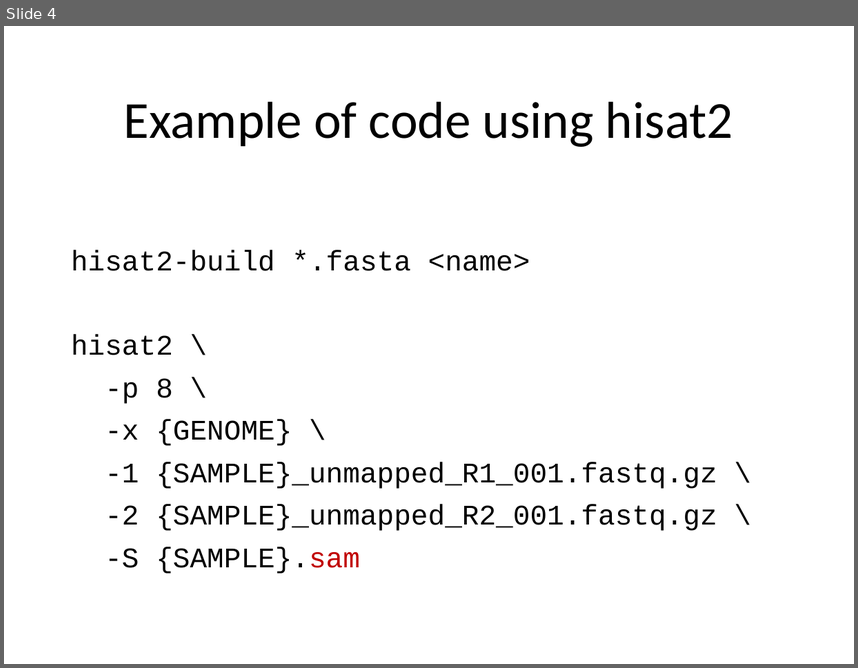
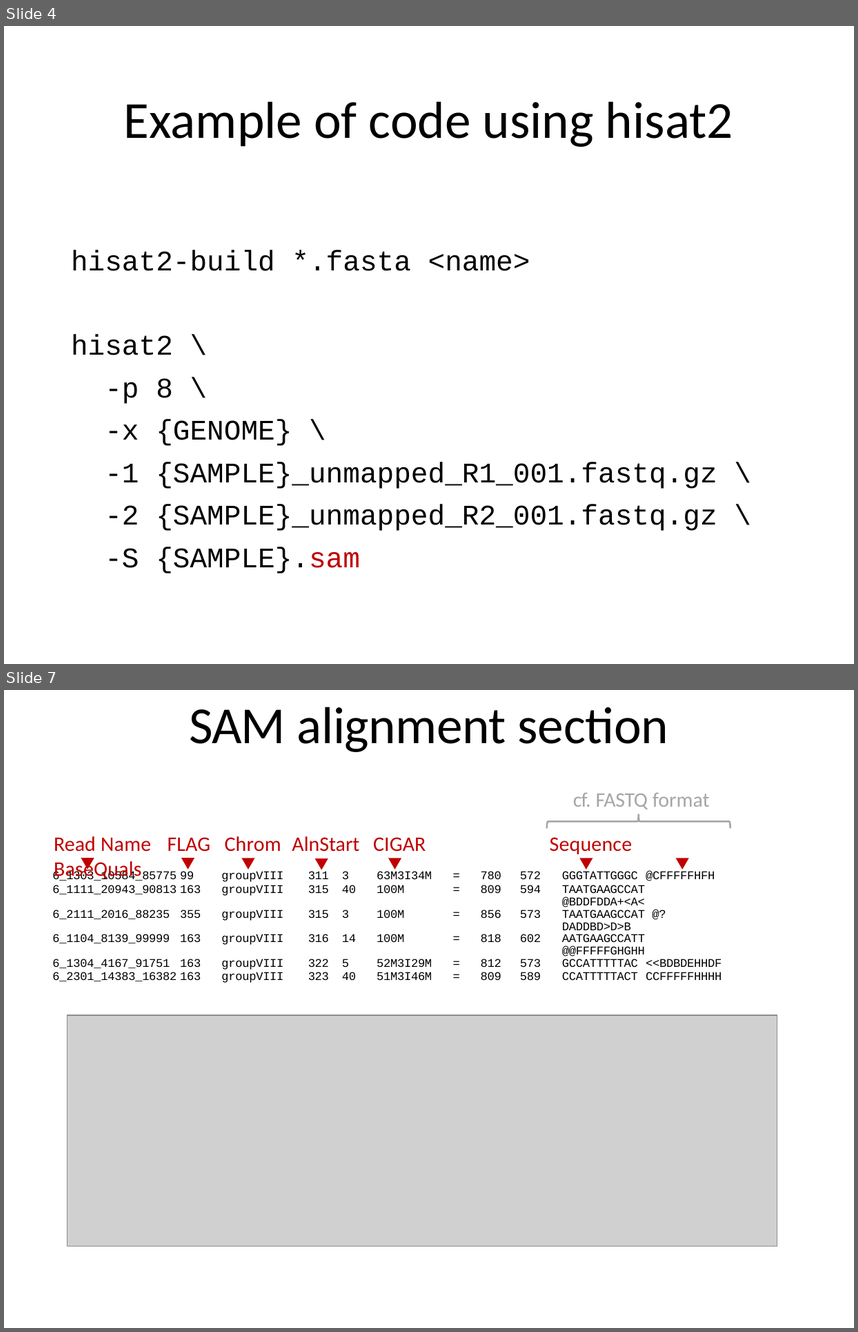
Before and after one commit to PRodriguez19/Intro-to-rnaseq, a slide deck: lectures/Lecture9-MMG232.pptx. Shown one above the other, each under a label of ours: slide 4 before the commit, slides 4 and 7 after it; the slides between them are not shown. The pictures are 858x668 and 858x1332 pixels, drawn with LibreOffice and Linux fonts; fonts in the diff are those of the drawing; grey boxes stand for pictures. Boxes give left, top, right and bottom in pixels: in the first picture for what was removed or moved away, otherwise in the second. Text is boxed around its words. In the diff, an @@ line names an element or a change of style, - is before the commit and + after.

```diff
--- a/lectures/Lecture9-MMG232.pptx
+++ b/lectures/Lecture9-MMG232.pptx
@@ slide 7 added at [4,690,854,1328], background #FFFFFF @@
@@ title added at [189,707,669,752], 44 pt, text #000000 @@
+SAM alignment section
@@ text added at [54,792,710,854], 17.5 pt, text #C00000 @@
+cf. FASTQ format
+Read Name FLAG Chrom AlnStart CIGAR Sequence BaseQuals
@@ freeform shape added at [547,814,731,828], outline #A6A6A6 1.5 pt @@
@@ table added at [50,872,733,985], 6 rows, 10 columns @@
+6_1303_10584_85775 | 99 | groupVIII | 311 | 3 | 63M3I34M | = | 780 | 572 | GGGTATTGGGC @CFFFFFHFH
+6_1111_20943_90813 | 163 | groupVIII | 315 | 40 | 100M | = | 809 | 594 | TAATGAAGCCAT @BDDFDDA+<A<
+6_2111_2016_88235 | 355 | groupVIII | 315 | 3 | 100M | = | 856 | 573 | TAATGAAGCCAT @?DADDBD>D>B
+6_1104_8139_99999 | 163 | groupVIII | 316 | 14 | 100M | = | 818 | 602 | AATGAAGCCATT @@FFFFFGHGHH
+6_1304_4167_91751 | 163 | groupVIII | 322 | 5 | 52M3I29M | = | 812 | 573 | GCCATTTTTAC <<BDBDEHHDF
+6_2301_14383_16382 | 163 | groupVIII | 323 | 40 | 51M3I46M | = | 809 | 589 | CCATTTTTACT CCFFFFFHHHH
@@ freeform shape added at [81,858,94,869], fill #C00000 @@
@@ freeform shape added at [181,858,194,869], fill #C00000 @@
@@ freeform shape added at [242,858,254,869], fill #C00000 @@
@@ freeform shape added at [315,858,328,869], fill #C00000 @@
@@ freeform shape added at [388,858,401,869], fill #C00000 @@
@@ freeform shape added at [579,858,593,869], fill #C00000 @@
@@ freeform shape added at [675,858,688,869], fill #C00000 @@
@@ picture added at [67,1015,777,1246] @@
```
Also in this commit, not shown: 10 other slides added, 2 other files.
